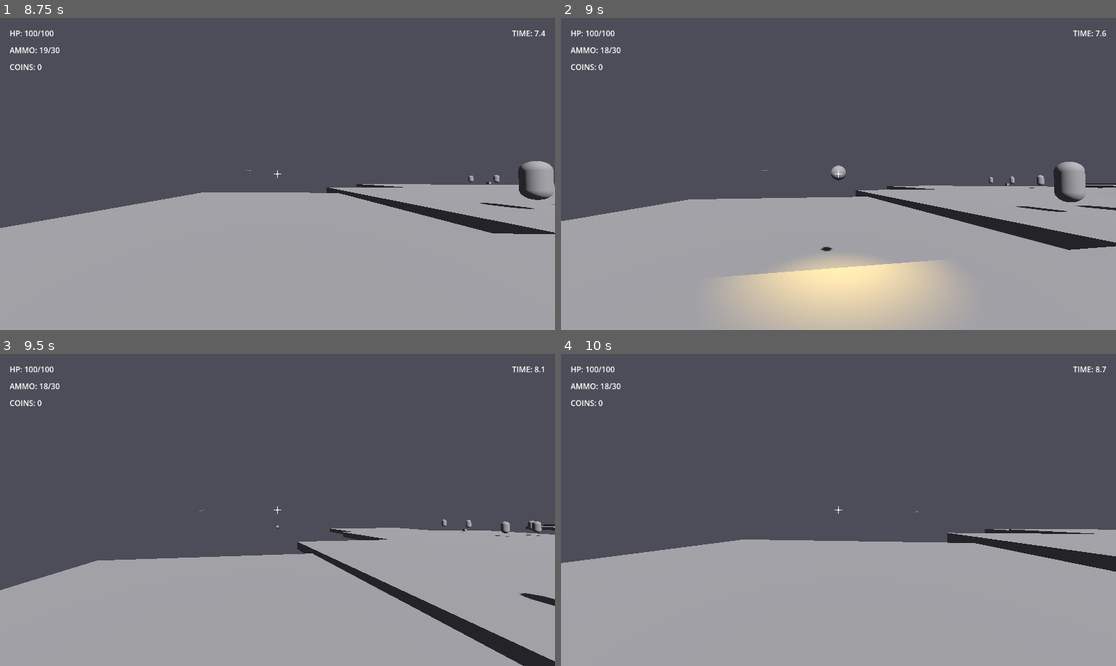
Above: before the commit, frames 1-4 (two rows, left to right).
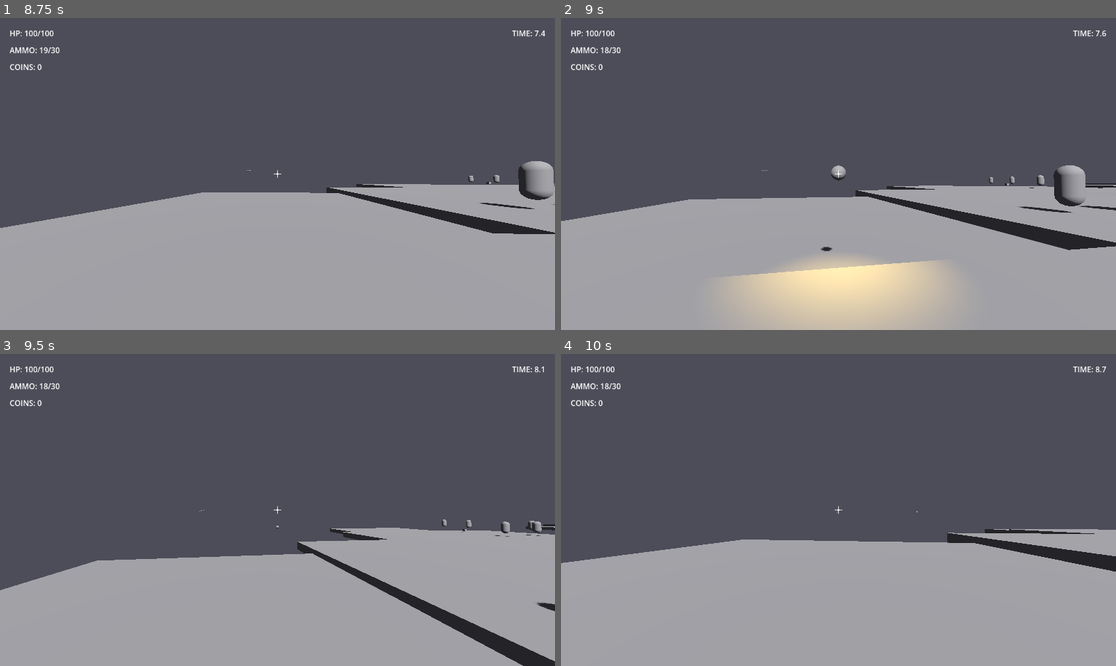
Above: after the commit, the same moments.

Repository: mandlj92/dungeonrunner
Game: Godot game, scene res://scenes/main.tscn
Same seed, same stepped clock (60 frames per second), same inputs: the game is played once before the commit and once after it.
Inputs (mouse positions are in pixels of both pictures, inside the frame that each line leads up to):
- Up to frame 1 (8.75 s): click "New Game" at 0.5 s; click "Start Run" at 1.25 s; tap Enter at 2 s; move the mouse to (271, 180) at 2.02 s; press the mouse at (271, 180) at 2.03 s; hold W (move_forward) 2.03-4.28 s; tap Space (jump) at 2.27, 3.02, 4.25, 4.52, 5.27, 6.02, 7.52, 8.27 s; move the mouse to (316, 177) at 2.77 s; release the mouse at (316, 177) at 2.78 s; tap E (melee) at 2.85, 7.35 s; move the mouse to (233, 170) at 3.52 s; hold Shift (sprint) 3.53-4.28 s; move the mouse to (283, 174) at 4.27 s; hold A (move_left) 4.28-5.03 s; click (283, 174) at 4.35 s; move the mouse to (255, 167) at 5.02 s; hold E (melee) 5.03-5.78 s; hold W (move_forward) 5.03-7.28 s; move the mouse to (305, 174) at 5.77 s; tap Shift (sprint) at 5.85 s; move the mouse to (249, 174) at 6.52 s; press the mouse at (249, 174) at 6.53 s; move the mouse to (288, 167) at 7.27 s; release the mouse at (288, 167) at 7.28 s; hold D (move_right) 7.28-8.03 s; move the mouse to (271, 180) at 8.02 s; hold W (move_forward) from 8.03 s (still down); hold Shift (sprint) from 8.03 s (still down)
- Up to frame 2 (9 s): keep holding W (move_forward); move the mouse to (877, 177) at 8.77 s; release Shift (sprint) at 8.78 s; click (877, 177) at 8.85 s
- Up to frame 3 (9.5 s): keep holding W (move_forward); tap Space (jump) at 9.02 s
- Up to frame 4 (10 s): keep holding W (move_forward); move the mouse to (794, 506) at 9.52 s; hold E (melee) from 9.53 s (still down)

Frame 1 is identical in both runs. In frame 2, 0.2% of the frame differs, in the area x 81-96%, y 46-63%; in frame 3, 0.2%; in frame 4, nothing differs.

Commit message:
modified:   .godot/editor/editor_layout.cfg 	modified:   .godot/editor/enemy.tscn-editstate-d496fb4024c05fbba0fd73b9befafeea.cfg 	modified:   .godot/editor/project_metadata.cfg 	modified:   .godot/editor/script_editor_cache.cfg 	modified:   scripts/enemies/enemy.gd 	modified:   scripts/world/room.gd

Diff:
--- a/scripts/enemies/enemy.gd
+++ b/scripts/enemies/enemy.gd
@@ -85,8 +85,10 @@
 
 func wake_up() -> void:
 	if _state != State.SLEEPING:
-		return
-
+		print("[Enemy] ", name, " already awake (state: ", State.keys()[_state], ")")
+		return
+
+	print("[Enemy] ", name, " waking up!")
 	_state = State.CHASING
 	set_physics_process(true)
 
@@ -195,7 +197,7 @@
 		_token_request_timer = TOKEN_REQUEST_INTERVAL
 		if AttackManager.request_attack(self):
 			_state = State.ATTACKING
-			_attack_timer = attack_cooldown
+			_attack_timer = 0.0  # Reset timer so attack happens immediately
 			return
 
 	# Calculate separation from nearby enemies
@@ -233,15 +235,18 @@
 func _process_attacking(delta: float) -> void:
 	# Execute attack when timer ready
 	if _attack_timer <= 0.0:
-		if player.has_method("take_damage"):
+		if player and player.has_method("take_damage"):
 			var hit_dir = (player.global_transform.origin - global_transform.origin).normalized()
 			player.take_damage(damage, hit_dir)
-
+			print("[Enemy] ", name, " attacked player for ", damage, " damage!")
+
+		# Start cooldown after attack
 		_attack_timer = attack_cooldown
 
-	# Wait for cooldown
-	if _attack_timer <= delta:  # About to finish
-		# Return token
+	# Check if cooldown is complete
+	if _attack_timer > 0.0 and _attack_timer <= delta:
+		# Cooldown just finished
+		print("[Enemy] ", name, " attack cooldown complete, returning token")
 		AttackManager.return_attack(self)
 
 		# Check distance for next state
--- a/scripts/world/room.gd
+++ b/scripts/world/room.gd
@@ -23,6 +23,14 @@
 	return null
 
 func _cache_child_methods() -> void:
+	# Need to recursively check all descendants, not just direct children
+	# because enemies are added dynamically after _ready()
+	pass
+
+func _refresh_enemy_cache() -> void:
+	_children_with_wakeup.clear()
+	_children_with_dormant.clear()
+
 	for child in get_children():
 		if child.has_method("wake_up"):
 			_children_with_wakeup.append(child)
@@ -31,10 +39,12 @@
 
 func _on_activation_entered(body: Node3D) -> void:
 	if body.is_in_group("player"):
+		print("[Room] Player entered room: ", name)
 		_activate_room()
 
 func _on_activation_exited(body: Node3D) -> void:
 	if body.is_in_group("player"):
+		print("[Room] Player exited room: ", name)
 		_deactivate_room()
 
 func _activate_room() -> void:
@@ -43,8 +53,14 @@
 
 	_is_active = true
 
+	# Refresh cache in case enemies were added after _ready()
+	_refresh_enemy_cache()
+
+	print("[Room] Activating ", name, " with ", _children_with_wakeup.size(), " enemies")
+
 	for child in _children_with_wakeup:
 		if is_instance_valid(child):
+			print("[Room] Waking up enemy: ", child.name)
 			child.wake_up()
 
 func _deactivate_room() -> void:
@@ -53,6 +69,9 @@
 
 	_is_active = false
 
+	# Refresh cache before deactivating
+	_refresh_enemy_cache()
+
 	for child in _children_with_dormant:
 		if is_instance_valid(child):
 			child.go_dormant()
